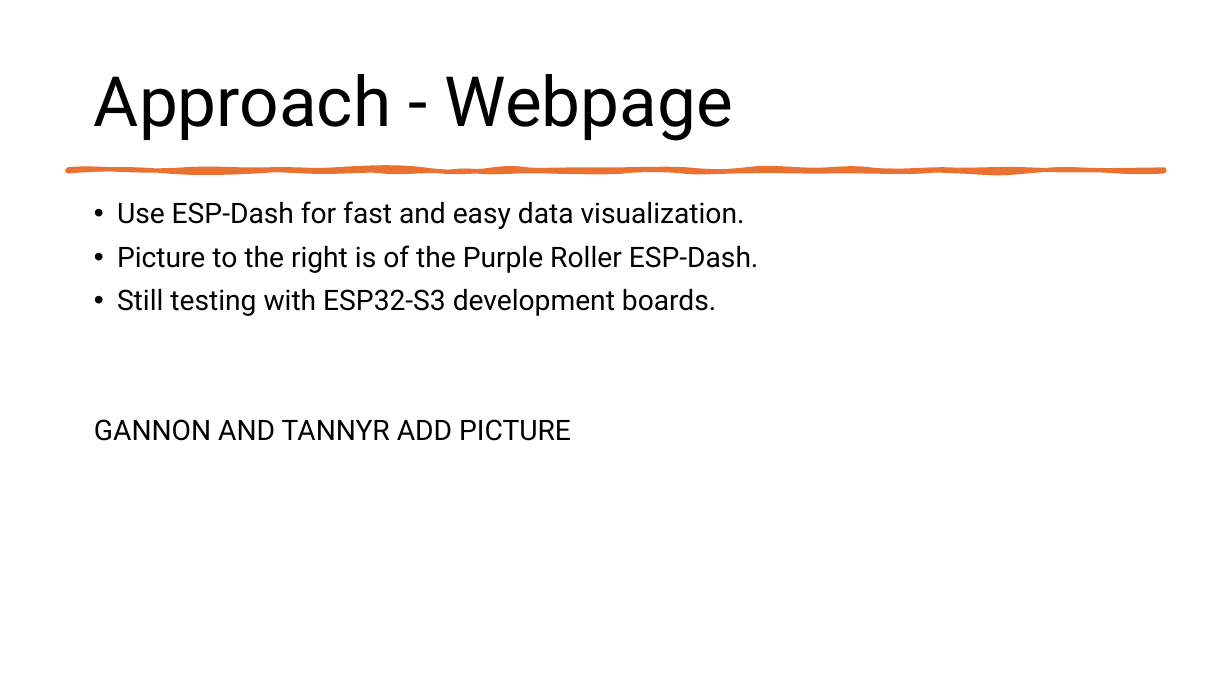
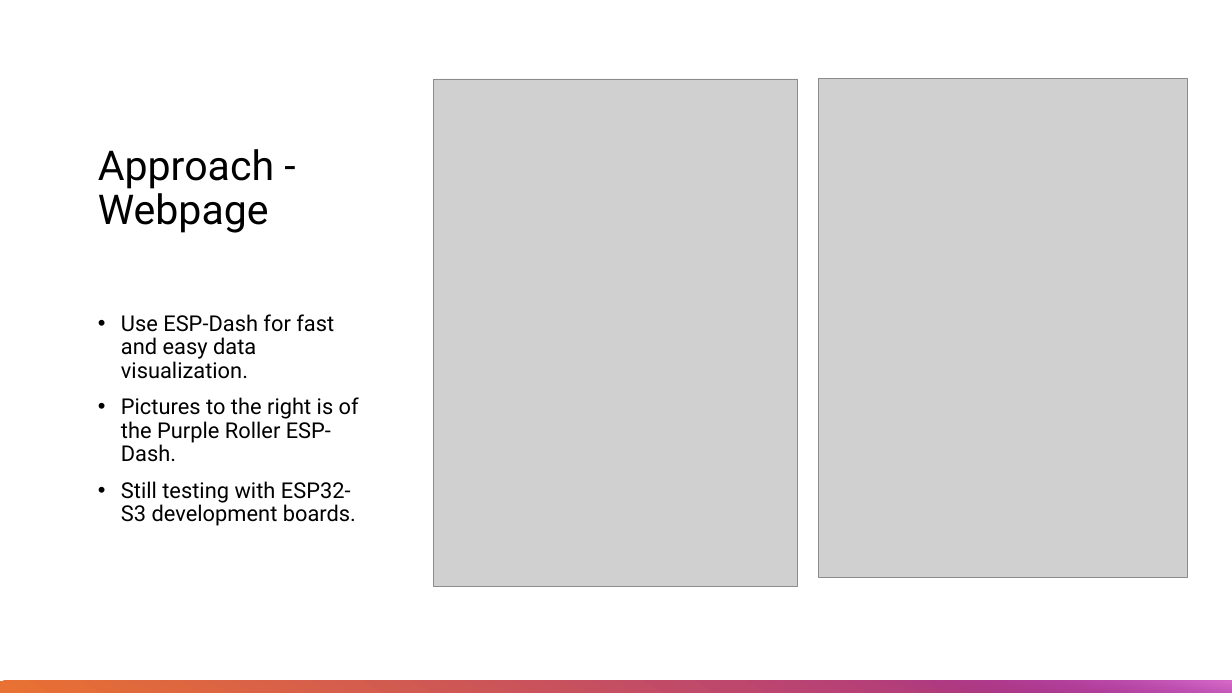
Before and after one commit to Tannyr-Singleterry/ECE590_SeniorDesign, a slide deck: slide 12 of Documents/FInal Presentation/Final_Presentation.pptx. Drawn at 1232x693 pixels with LibreOffice and Linux fonts; fonts in the diff are those of the drawing; grey boxes stand for pictures. Boxes give left, top, right and bottom in pixels: in the first picture for what was removed or moved away, otherwise in the second. Text is boxed around its words. In the diff, an @@ line names an element or a change of style, - is before the commit and + after.

```diff
--- a/Documents/FInal Presentation/Final_Presentation.pptx
+++ b/Documents/FInal Presentation/Final_Presentation.pptx
@@ title "Approach - Webpage": place and size @@
-title "Approach - Webpage" at [94, 74, 733, 141]
+title "Approach - Webpage" at [98, 149, 274, 233]
@@ title "Approach - Webpage" at [98, 149, 274, 233]: size 54 to 32 pt; vertical alignment middle to bottom @@
@@ picture added at [434, 79, 799, 586] @@
@@ picture added at [819, 79, 1189, 578] @@
@@ freeform shape removed at [67, 169, 1165, 171] @@
@@ text "Use ESP-Dash for fast and ...": place and size @@
-text "Use ESP-Dash for fast and ..." at [94, 201, 759, 441]
+text "Use ESP-Dash for fast and ..." at [121, 314, 359, 526]
@@ text "Use ESP-Dash for fast and ..." at [121, 314, 359, 526]: vertical alignment top to middle @@
@@ text at [121, 314, 356, 526]: size 22 to 17 pt in "Use ESP-Dash for fast and easy data ...", "Still testing with ESP32-S3 development boards." @@
@@ text at [94, 419, 571, 441]: paragraph removed @@
-GANNON AND TANNYR ADD PICTURE
@@ text at [121, 397, 359, 462]: text changed; size 22 to 17 pt @@
-• Picture to the right is of the Purple Roller ESP-Dash.
+• Pictures to the right is of the Purple Roller ESP-Dash.
@@ rectangle added at [0, 681, 1232, 693], fill gradient #E97132 to #A02B93 @@
@@ rectangle added at [850, 681, 1232, 693], fill gradient #A02B93 to #D86ECC @@
```
Also in this commit, not shown: 2 other slides changed, 1 slide removed.
